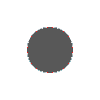
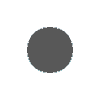
Before/after of a 100 x 100 layered artwork. What changed in the layer stack:
painted on "Background" over [27, 27, 73, 73]
